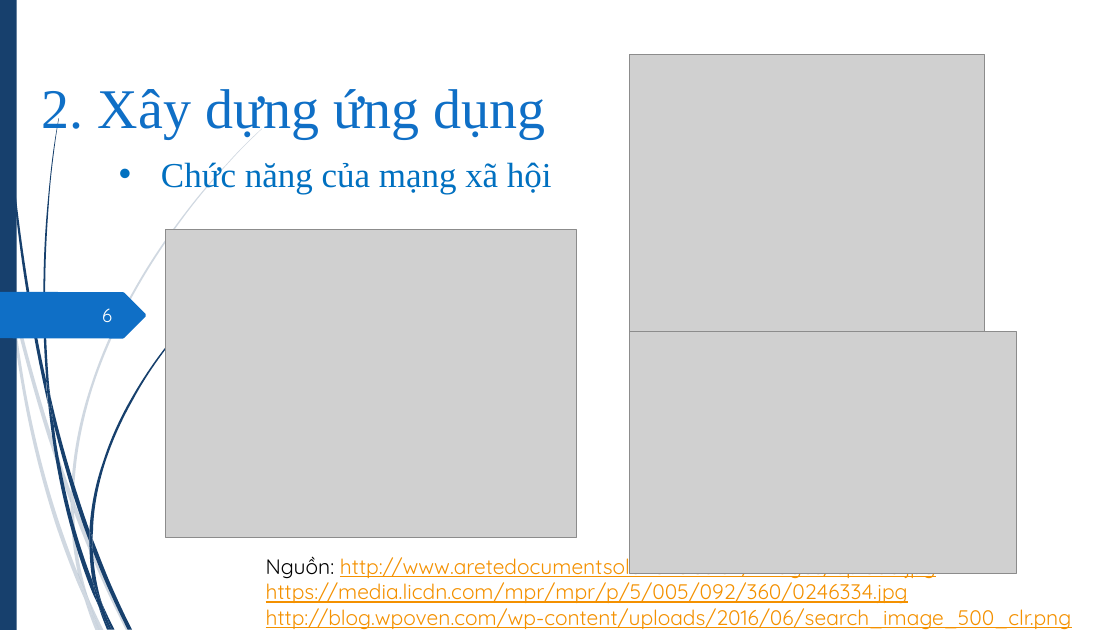
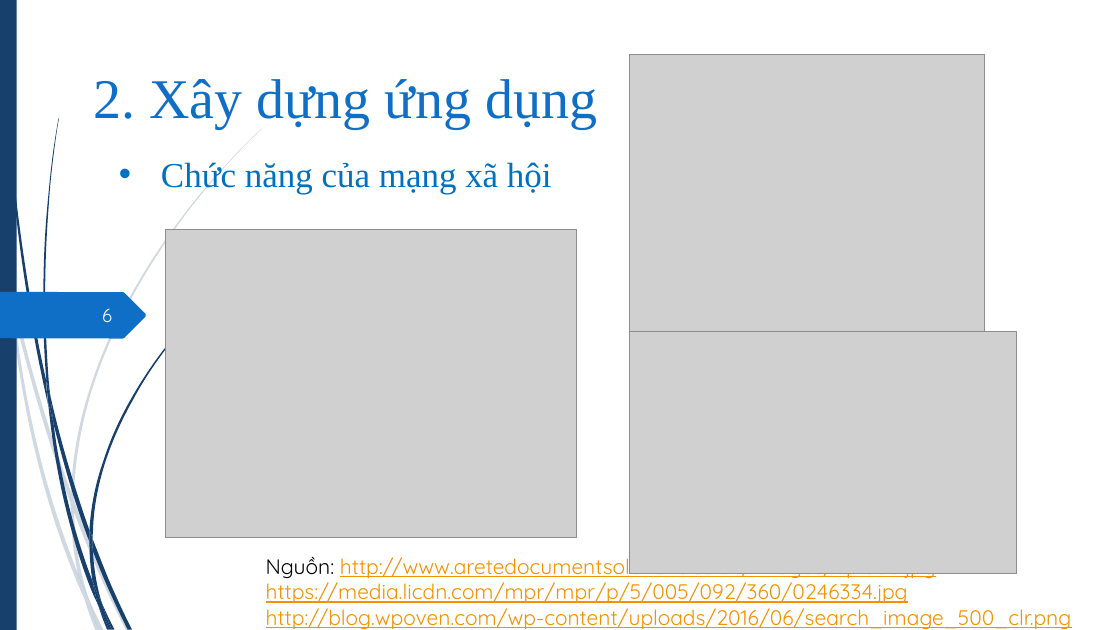
Before and after one commit to hvngoc/Presentation, a slide deck: slide 6 of slide 2.pptx. Drawn at 1120x630 pixels with LibreOffice and Linux fonts; fonts in the diff are those of the drawing; grey boxes stand for pictures. Boxes give left, top, right and bottom in pixels: in the first picture for what was removed or moved away, otherwise in the second. Text is boxed around its words. In the diff, an @@ line names an element or a change of style, - is before the commit and + after.

```diff
--- a/slide 2.pptx
+++ b/slide 2.pptx
@@ title "2. Xây dựng ứng dụng" moved from (x1=42, y1=89, x2=546, y2=139) to (x1=93, y1=79, x2=597, y2=128) @@
```
Also in this commit, not shown: 15 other slides changed.
